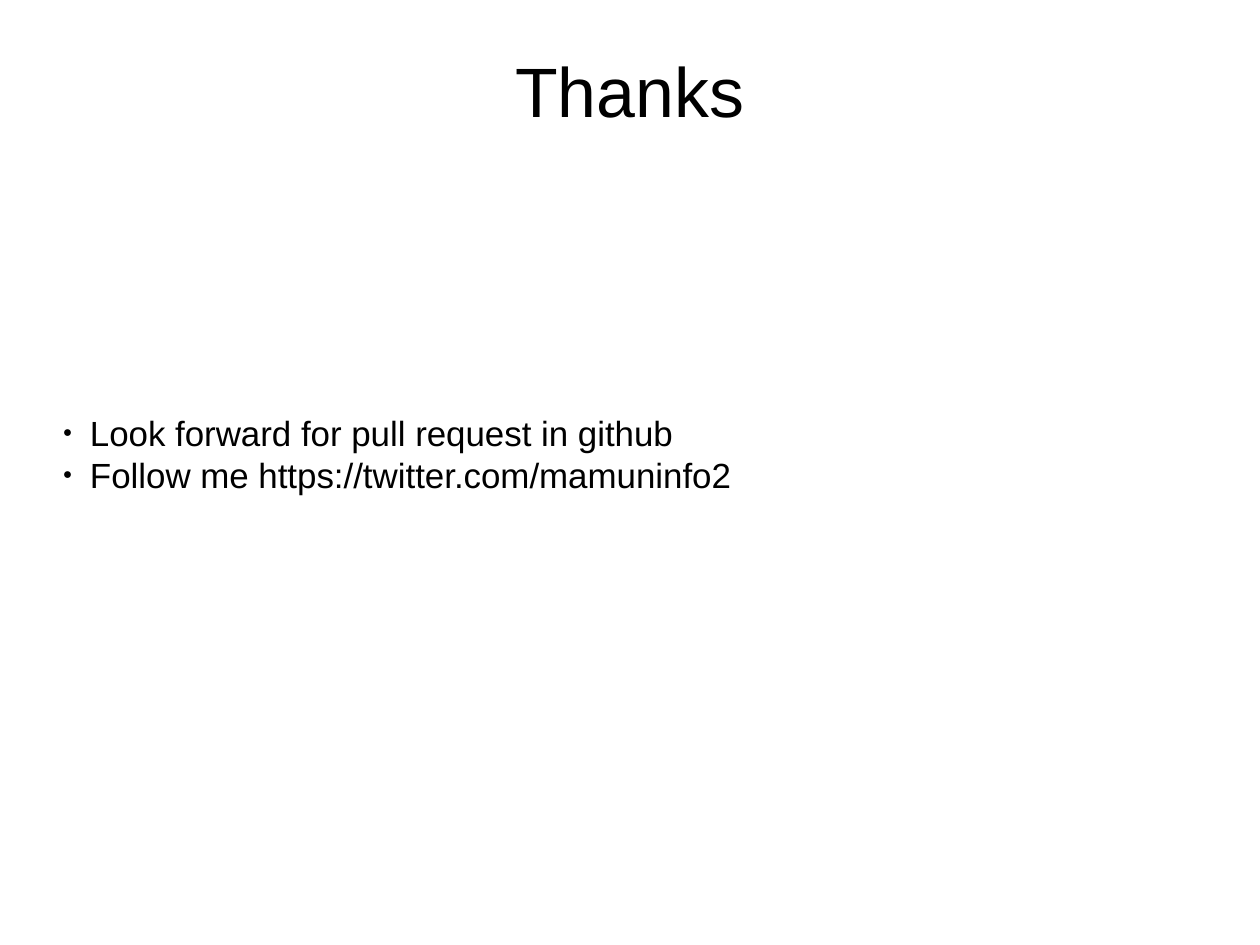
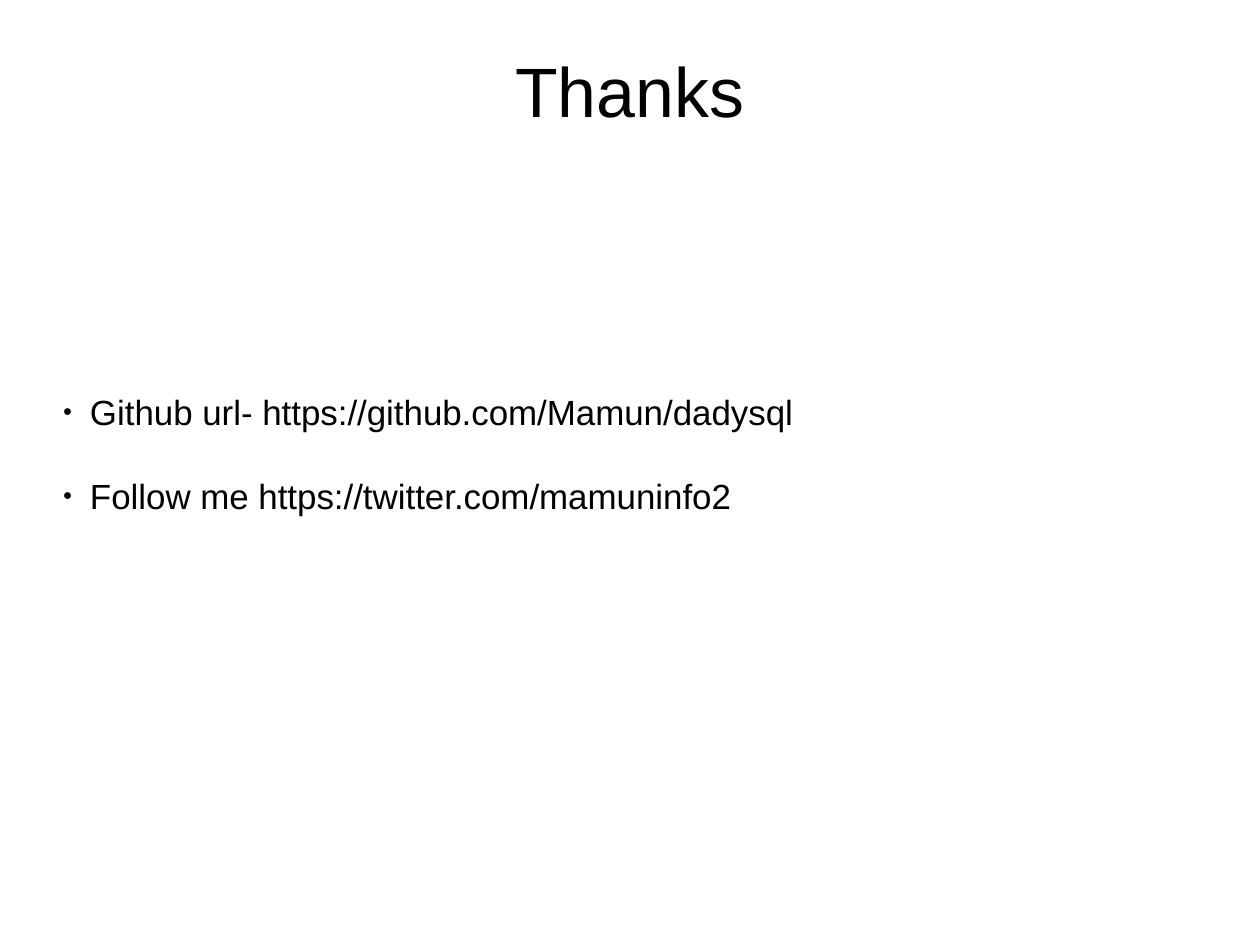
Before and after one commit to Mamun/prac, a slide deck: slide 18 of slide.odp (slide 19 before the commit). Drawn at 1260x945 pixels with LibreOffice and Linux fonts; fonts in the diff are those of the drawing; background and template pictures are left out. Boxes give left, top, right and bottom in pixels: in the first picture for what was removed or moved away, otherwise in the second. Text is boxed around its words. In the diff, an @@ line names an element or a change of style, - is before the commit and + after.

```diff
--- a/slide.odp
+++ b/slide.odp
@@ subtitle at (90, 399, 793, 432): text changed @@
-● Look forward for pull request in github
+● Github url- https://github.com/Mamun/dadysql
```
Also in this commit, not shown: 4 other slides changed, 1 slide removed, 7 other files.
